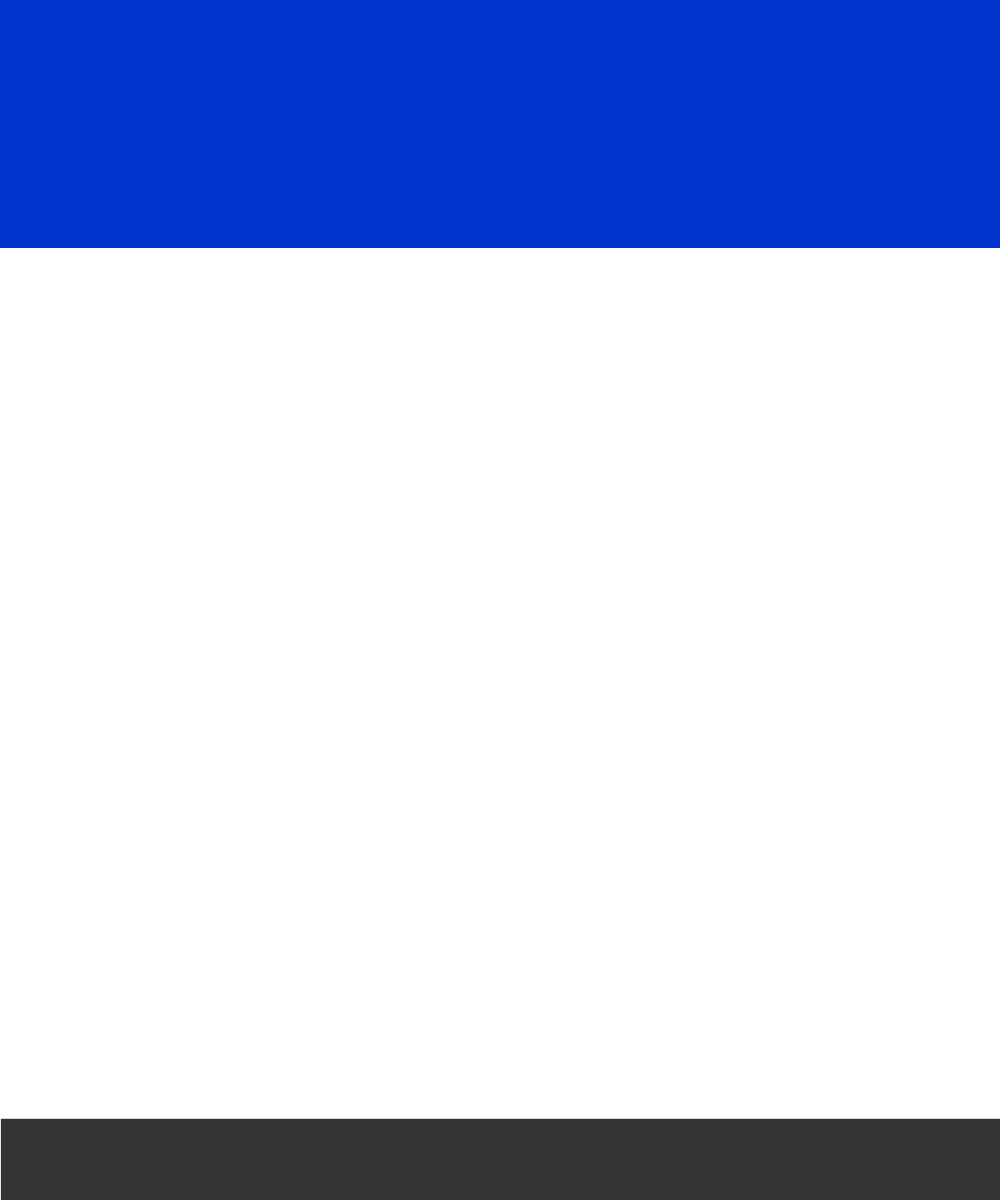
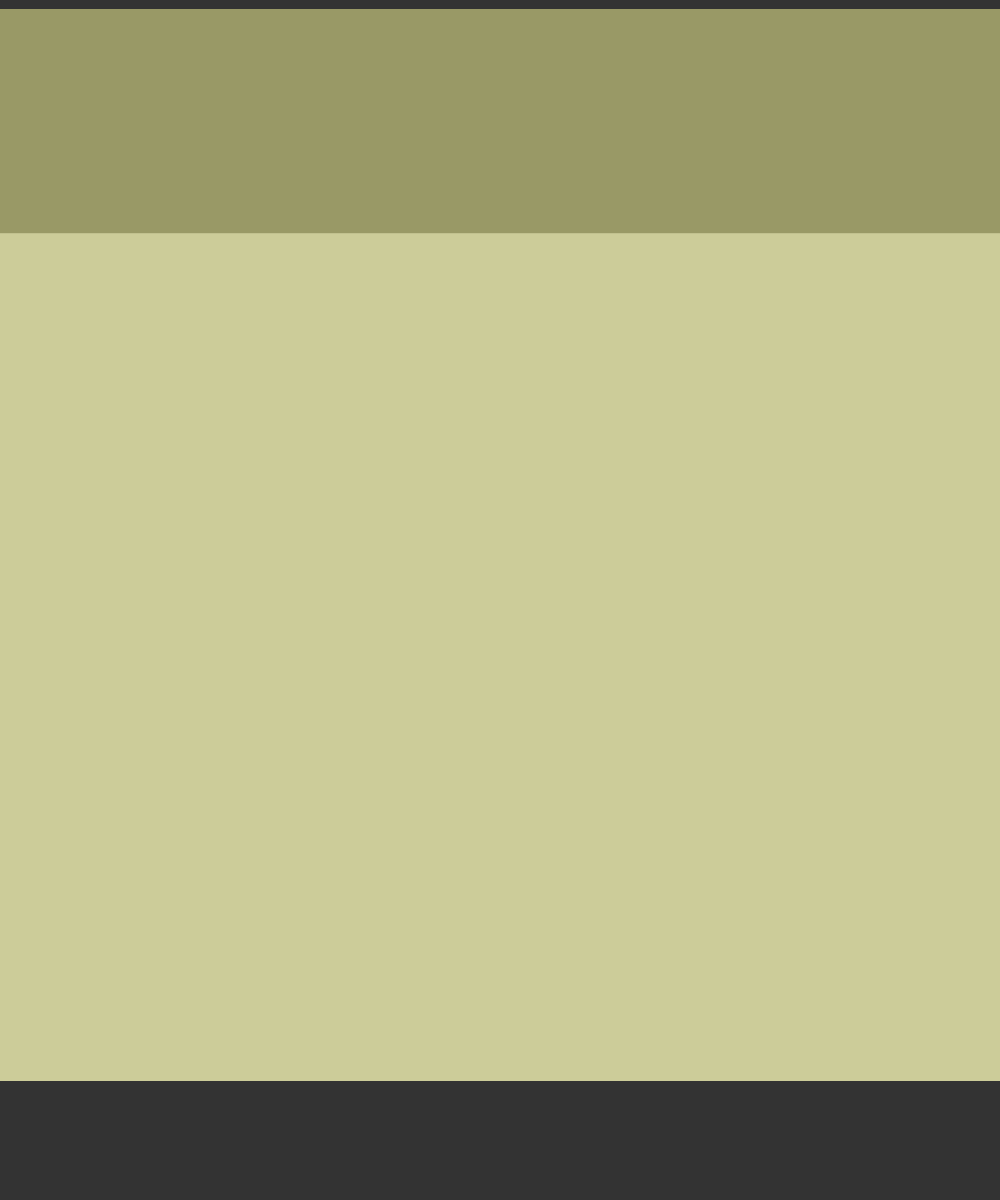
Layers edited between the first and the second (1000, 1200) image:
moved "Shape 1" above "Shape 2", painted on it over box(0, 0, 1000, 1081)
painted on "Shape 2" over box(0, 0, 1000, 1200)
